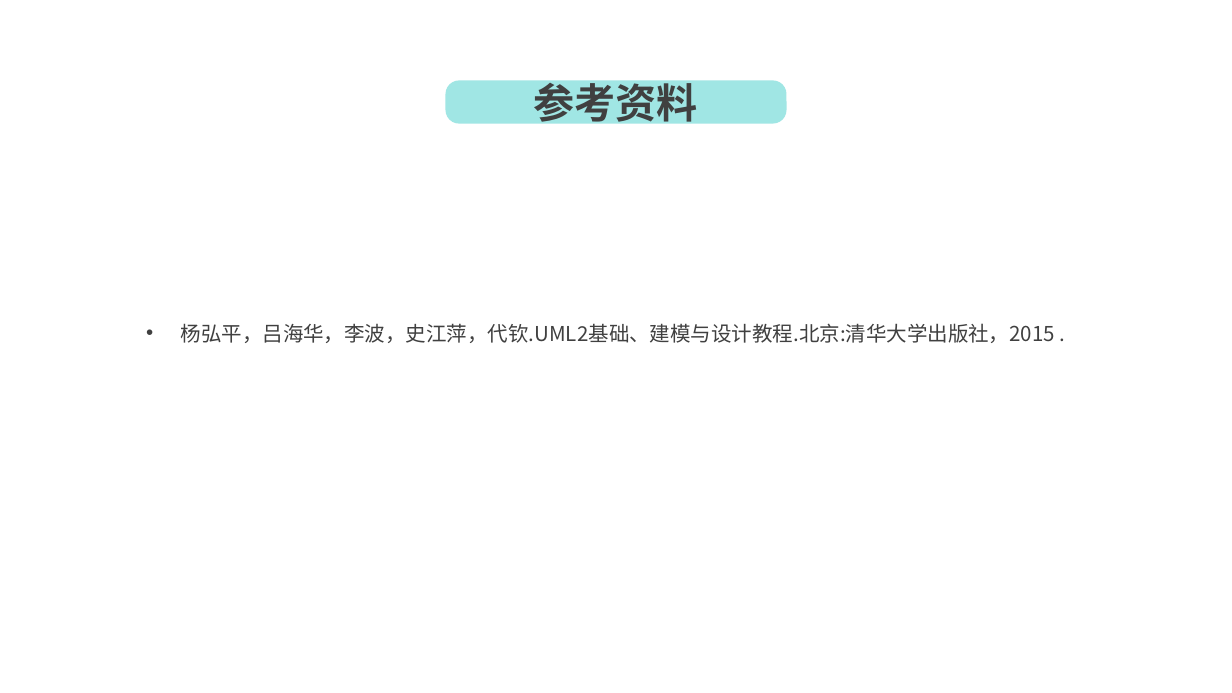
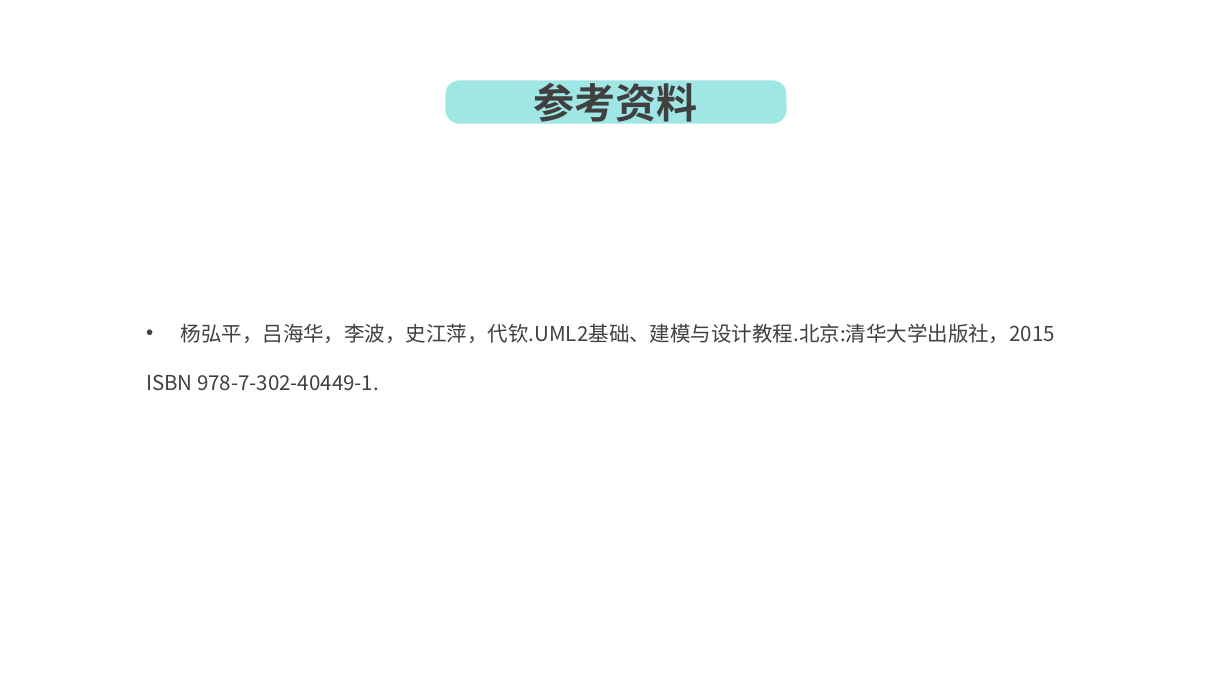
Before and after one commit to lenovo-wu/G016ZUCC-SRA2022, a slide deck: slide 38 of 翻转课堂2.pptx. Drawn at 1232x693 pixels with LibreOffice and Linux fonts; fonts in the diff are those of the drawing; background and template pictures are left out. Boxes give left, top, right and bottom in pixels: in the first picture for what was removed or moved away, otherwise in the second. Text is boxed around its words. In the diff, an @@ line names an element or a change of style, - is before the commit and + after.

```diff
--- a/翻转课堂2.pptx
+++ b/翻转课堂2.pptx
@@ text at [146,323,1055,391]: text changed @@
-• 杨弘平，吕海华，李波，史江萍，代钦.UML2基础、建模与设计教程.北京:清华大学出版社，2015 .
+• 杨弘平，吕海华，李波，史江萍，代钦.UML2基础、建模与设计教程.北京:清华大学出版社，2015
+ISBN 978-7-302-40449-1.
```
Also in this commit, not shown: 1 other slide changed.
